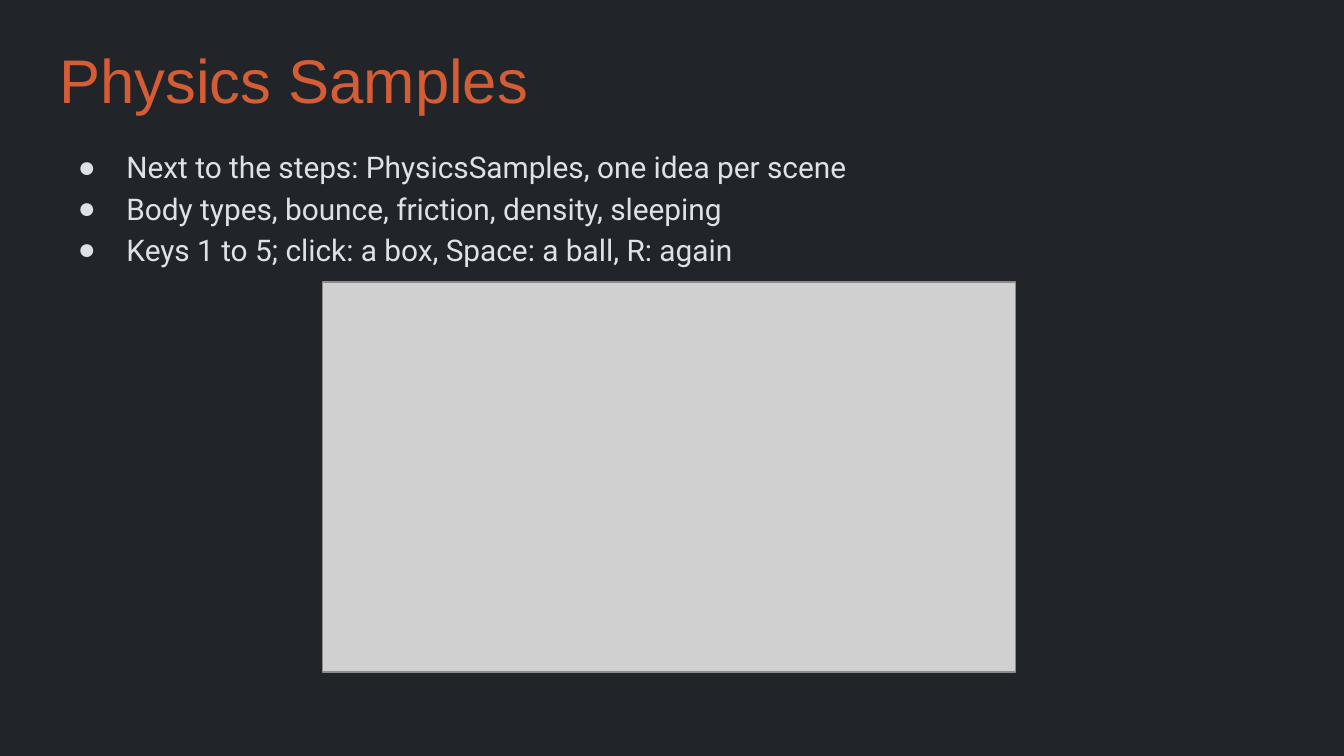
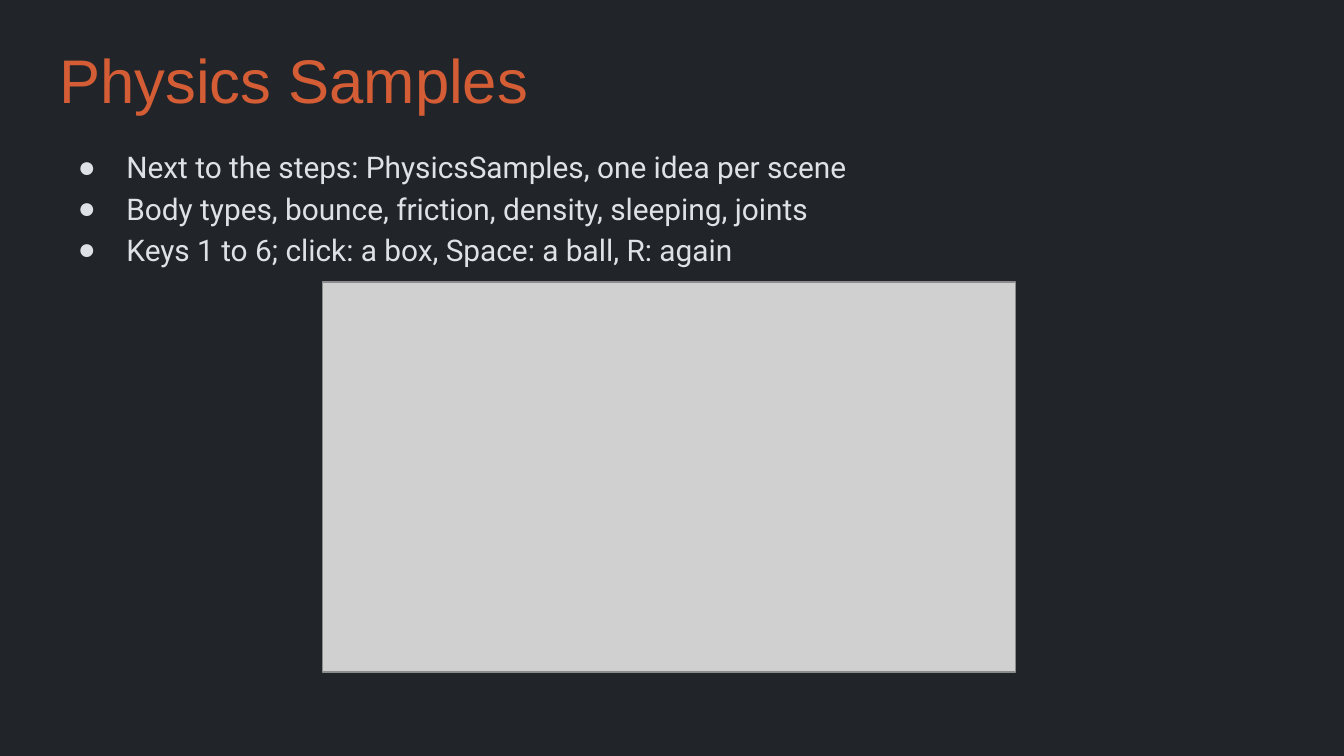
Before and after one commit to Metamate/gar, a slide deck: slide 7 of slides/07 Angry Birds.pptx. Drawn at 1344x756 pixels with LibreOffice and Linux fonts; fonts in the diff are those of the drawing; grey boxes stand for pictures. Boxes give left, top, right and bottom in pixels: in the first picture for what was removed or moved away, otherwise in the second. Text is boxed around its words. In the diff, an @@ line names an element or a change of style, - is before the commit and + after.

```diff
--- a/slides/07 Angry Birds.pptx
+++ b/slides/07 Angry Birds.pptx
@@ text at bbox=[126, 197, 808, 268]: text changed @@
-● Body types, bounce, friction, density, sleeping
-● Keys 1 to 5; click: a box, Space: a ball, R: again
+● Body types, bounce, friction, density, sleeping, joints
+● Keys 1 to 6; click: a box, Space: a ball, R: again
```
Also in this commit, not shown: 1 other slide changed, 2 other files.
